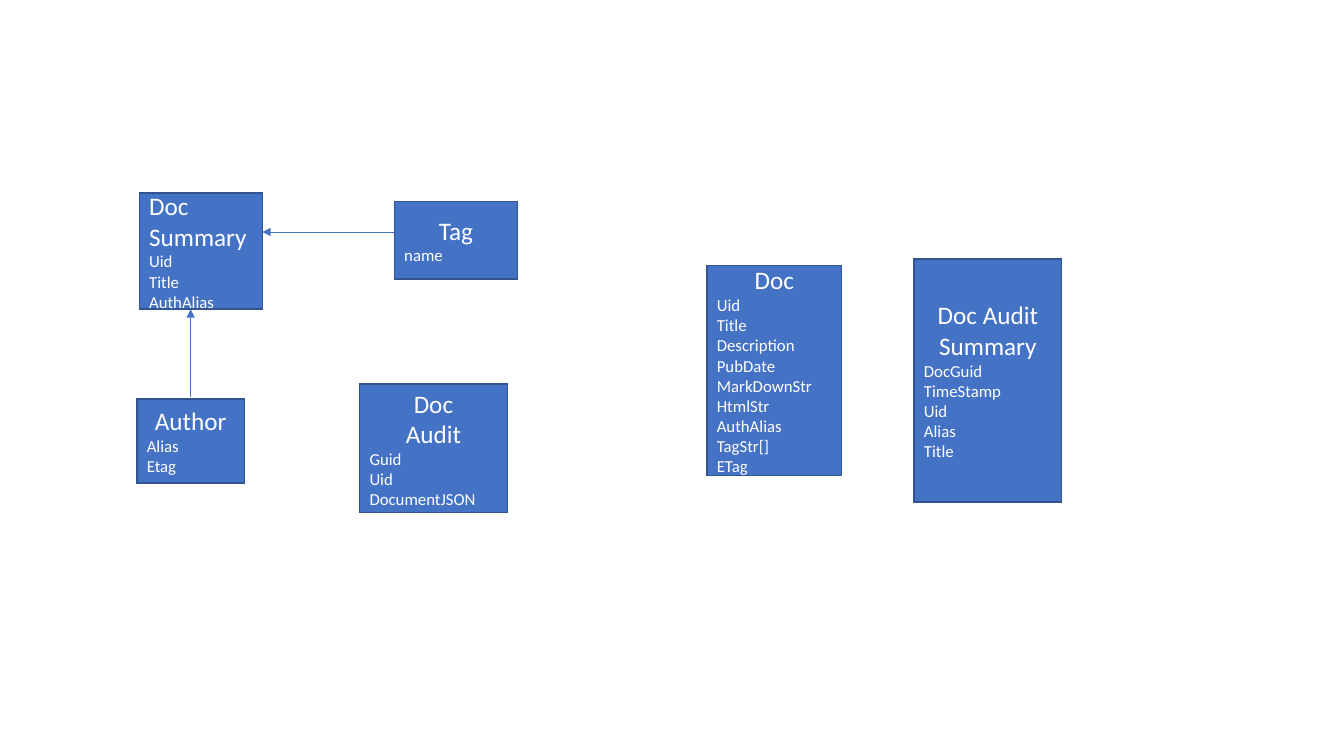
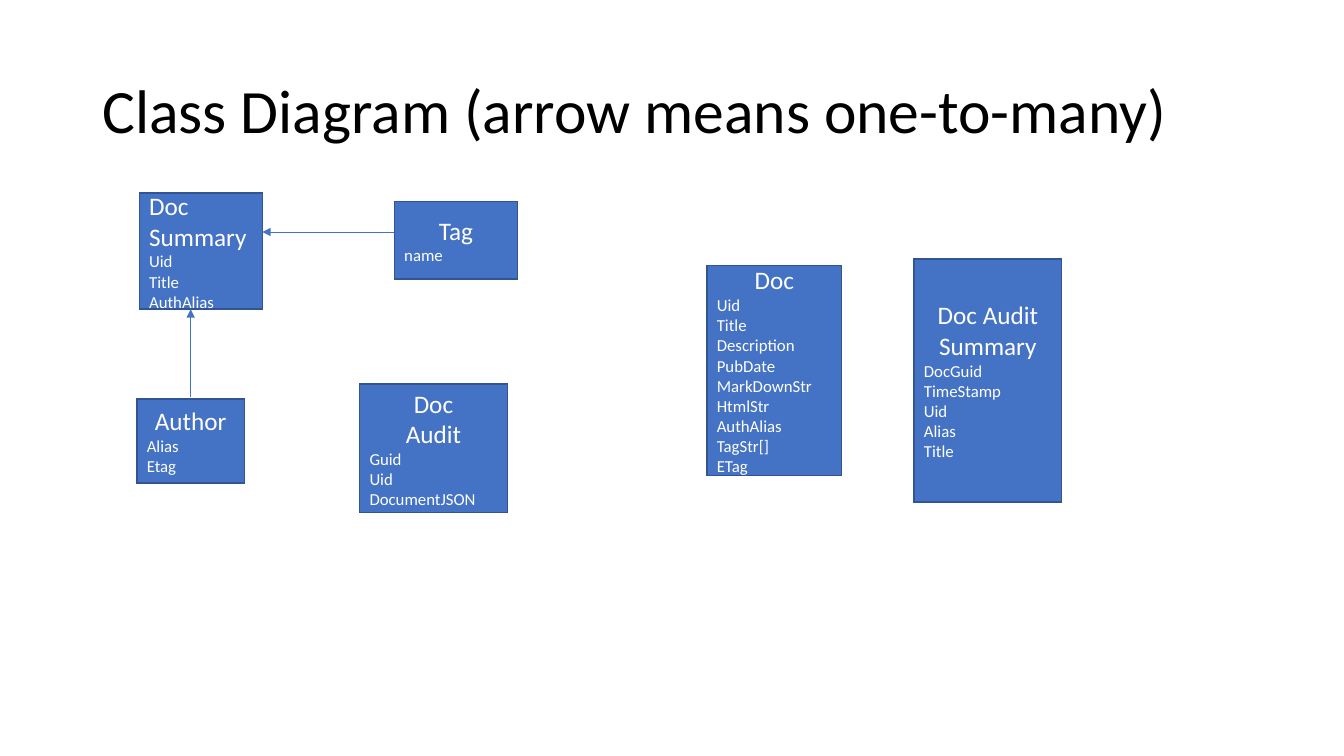
Before and after one commit to siegfried01/PlanetaryDocs, a slide deck: slide 1 of Planetary Docs Class Diagram.pptx (slide 2 before the commit). Drawn at 1344x756 pixels with LibreOffice and Linux fonts; fonts in the diff are those of the drawing. Boxes give left, top, right and bottom in pixels: in the first picture for what was removed or moved away, otherwise in the second. Text is boxed around its words. In the diff, an @@ line names an element or a change of style, - is before the commit and + after.

Commit message:
Add tag to CONTRIBUTING.md to demonstrate 1-to-many. Add powerpoint class diagram. Add linqPad for looking at data in Cosmos.

```diff
--- a/Planetary Docs Class Diagram.pptx
+++ b/Planetary Docs Class Diagram.pptx
@@ title added at (x1=102, y1=88, x2=1166, y2=144), 44 pt, text #000000 @@
+Class Diagram (arrow means one-to-many)
```
Also in this commit, not shown: 1 slide removed, 2 other files.
